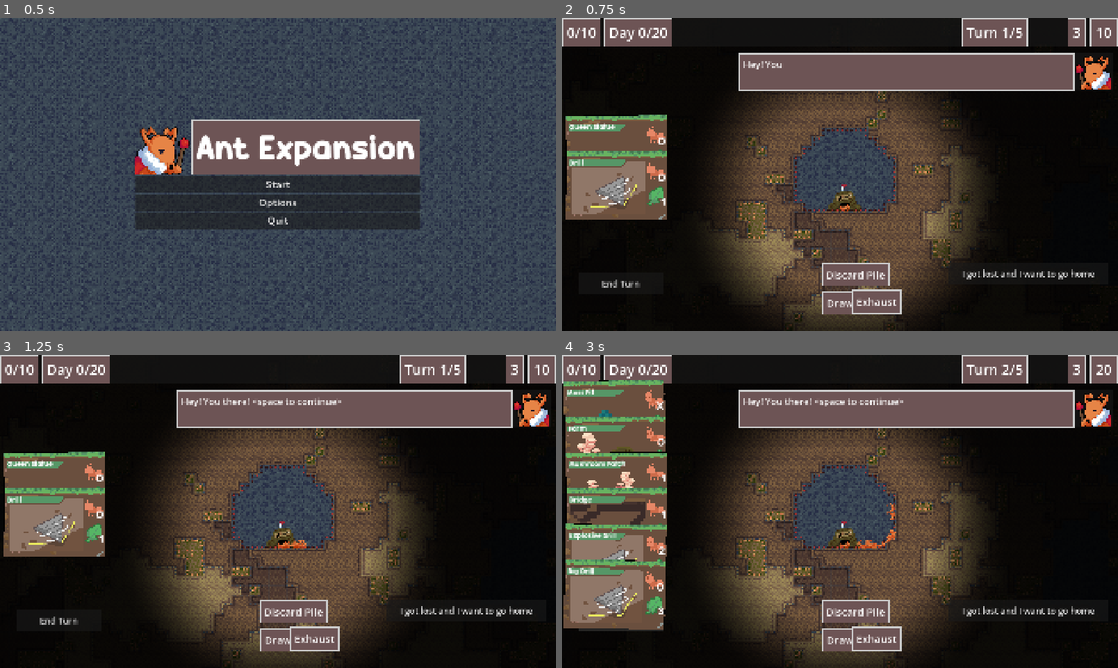
Above: before the commit, frames 1-4 (two rows, left to right).
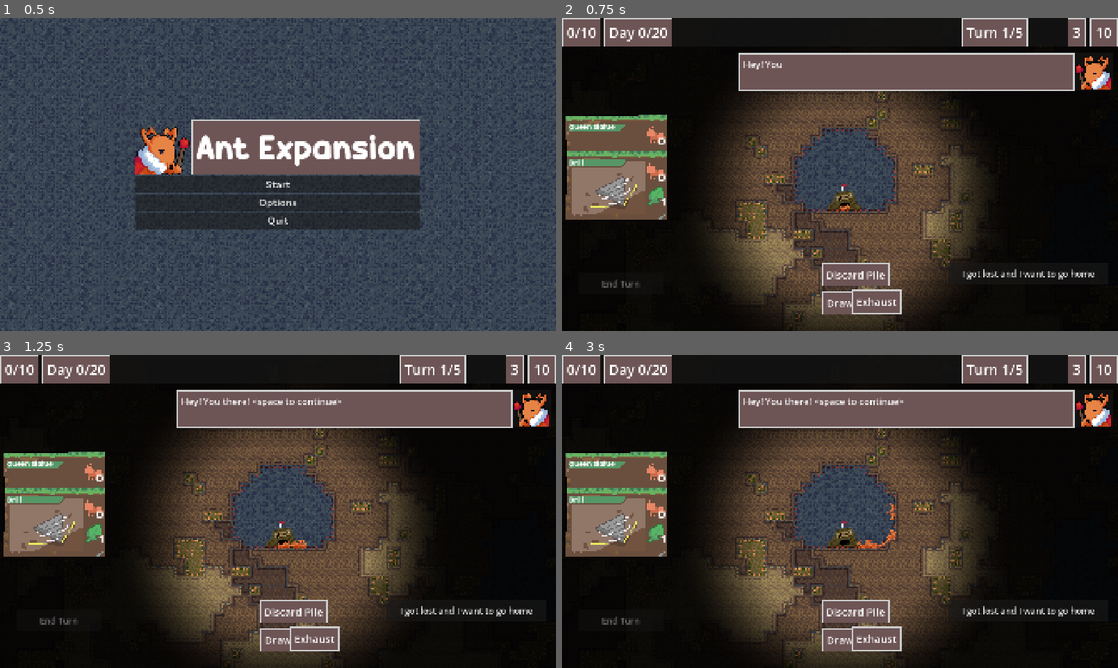
Above: after the commit, the same moments.

Repository: zunda-arrow/pizza-jam-16
Game: Godot game, scene res://menu/menu.tscn
Two runs of this game, one before a commit and one after it. Both use one fixed random seed, a clock stepped at 60 frames per second and the inputs below. The engine's default icon, where the game draws it, is replaced by a stand-in: a white triangle on a blue panel in a dark square.
Inputs (mouse positions are in pixels of both pictures, inside the frame that each line leads up to):
- Up to frame 1 (0.5 s): no input
- Up to frame 2 (0.75 s): click "Start" at 0.5 s
- Up to frame 3 (1.25 s): no input
- Up to frame 4 (3 s): click "I got lost and I want to go h…" at 1.25 s; click "I got lost and I want to go h…" at 2 s; click (623, 621) at 2.75 s, where only the run before the commit has a clickable "End Turn"

Frame 1 is identical in both runs. In frame 2, less than 0.1% of the frame differs, in the area x 7-14%, y 83-87%; in frame 3, less than 0.1%; in frame 4, 11%, in the area x 0-98%, y 3-89%.

Commit message:
Only allow playing of correct cards during tutoria;

Diff:
--- a/cards/play_cards.gd
+++ b/cards/play_cards.gd
@@ -5,6 +5,8 @@
 signal cancel_aiming_card()
 
 @export var cards_in_hand: Array[CardResource]
+
+var enabled_idx := -1
 
 @onready var hand = %Hand
 @onready var target_arrow = %TargetArrow
@@ -15,9 +17,14 @@
 var _targetting_card_index = -1
 
 func _on_hand_card_clicked(i: int) -> void:
+	print(i, " ", enabled_idx)
+	if enabled_idx >= 0 and enabled_idx != i: # Disable all other slots than enabled
+		return
 	_targetting_card_index = i
 
 func show_target_arrow(i: int):
+	if enabled_idx >= 0 and enabled_idx != i: # Disable all other slots than enabled
+		return
 	var start_pos = hand.position_card(i)
 	target_arrow.set_start_position(start_pos)
 	target_arrow.show()
@@ -78,3 +85,6 @@
 	# I dont think we want discarding actually
 	return
 	_targetting_card_index = -1
+
+func isolate_card(i: int) -> void:
+	enabled_idx = i
--- a/game/arena.gd
+++ b/game/arena.gd
@@ -9,6 +9,8 @@
 signal card_played(card: CardResource.Card)
 
 @export var game: Game
+
+var allow_end_turn = true
 
 const DEFAULT_HAND = 6
 
@@ -343,7 +345,8 @@
 	for s in %Structure.structures:
 		%Utility.utilize(s.structure.resource.util_buffs, s.magic_number)
 
-	%EndTurnButton.disabled = false
+	if allow_end_turn:
+		%EndTurnButton.disabled = false
 
 func start_day(deck: Array[CardResource.Card], initial_hand: Array[CardResource.Card] = []) -> void:
 	energy = 3
@@ -395,3 +398,10 @@
 
 func _on_pile_mouse_exited() -> void:
 	%CardPileDisplay.hide()
+
+func isolate_hand_card(i: int) -> void:
+	%PlayCards.isolate_card(i)
+
+func new_turn_enabled(enabled: bool) -> void:
+	allow_end_turn = enabled
+	%EndTurnButton.disabled = not enabled
--- a/game/game.tscn
+++ b/game/game.tscn
@@ -100,6 +100,8 @@
 [connection signal="day_start" from="." to="Arena" method="start_day"]
 [connection signal="shop_start" from="." to="Toolbar/Shop" method="on_open"]
 [connection signal="turn_start" from="." to="Arena" method="start_turn"]
+[connection signal="end_turn_enable" from="ManageTutorial" to="Arena" method="new_turn_enabled"]
+[connection signal="isolate_card" from="ManageTutorial" to="Arena" method="isolate_hand_card"]
 [connection signal="ant_count_changed" from="Arena" to="." method="_on_arena_ant_count_changed"]
 [connection signal="card_played" from="Arena" to="ManageTutorial" method="_on_arena_card_played"]
 [connection signal="day_end" from="Arena" to="." method="on_day_end"]
--- a/game/manage_tutorial.gd
+++ b/game/manage_tutorial.gd
@@ -1,4 +1,7 @@
 extends Node
+
+signal end_turn_enable(enable: bool)
+signal isolate_card(i: int)
 
 # I am sorry again... but I dont have time to do this properly
 @onready var textbox = $"../Toolbar/Textbox"
@@ -13,15 +16,17 @@
 	["queen", "The nest is expanding and I need enough fungus to feed my larvae, you better get digging or you’re DECAPITATED. <space to continue>"],
 	["ant", "... (panicks) ... <space to continue>"],
 	["queen", "What are you waiting for? Get to work! <space to continue>"],
-	["queen", "First thing to know, is how to drill. Use your drill to expand this cavern."],
-	["queen", "Acceptable, I guess. <space to continue>"],
-	["queen", "I need everyone to know of my greatness, so build me a statue. It’ll also serve as a point for your workers to expand around."],
-	["queen", "Don’t I look beautiful? Obviously this statue is eternal, but most buildings only last the day. <space to continue>"],
+	["queen", "First thing to know, is how to drill. Use your drill to expand this cavern.", 0],
+	["queen", "Acceptable, I guess. <space to continue>", 200],
+	["queen", "I need everyone to know of my greatness, so build me a statue. It’ll also serve as a point for your workers to expand around. <space to continue>", 0],
+	["queen", "Don’t I look beautiful? Obviously this statue is eternal, but most buildings only last the day. <space to continue>", -1],
 	["queen", "Now, your daily quota is in the top left, your energy and workers in the top right and you can see what buildings and drills you have available on the left. <space to continue>"],
 	["queen", "Good luck, and remember the consequences of you failing. <space to exit>"]
 ]
 
 func _ready() -> void:
+	end_turn_enable.emit(false)
+	isolate_card.emit(200) # Effectively disables all cards
 	next_line()
 
 func next_line():
@@ -29,9 +34,13 @@
 
 	if current_line >= len(dialouge_lines):
 		textbox.hide()
+		end_turn_enable.emit(true)
 		return
 
 	var line = dialouge_lines[current_line]
+
+	if len(line) > 2:
+		isolate_card.emit(line[2])
 
 	if line[0] == "queen":
 		textbox.talk_as_queen(line[1])
Not shown: 1 places in game/game.tscn that only renumber resources
Not shown: 1 places in resources/cards/dirt_nap.tres that only renumber resources
